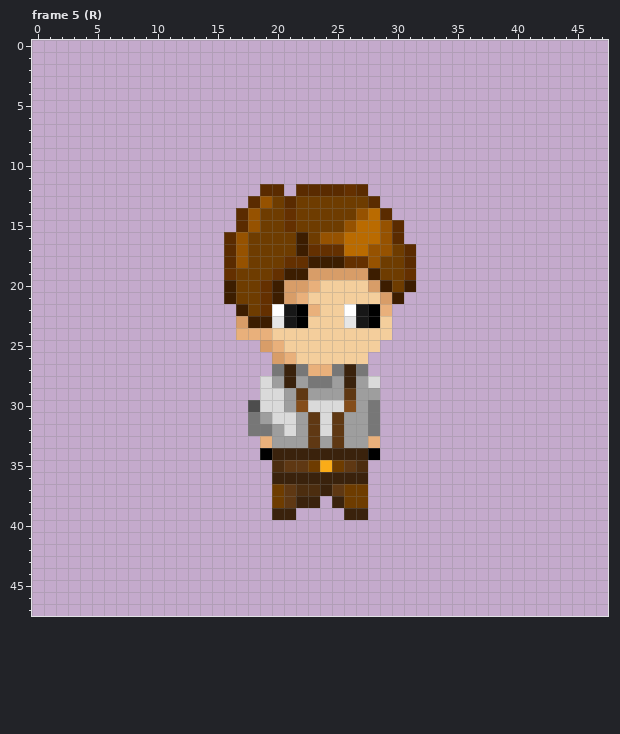
Pixel-art file: Skins/Default.aseprite. The first picture shows the starting point.
48x48 pixels, 160 frames. Colours within 5 levels of each other are drawn and written as one. Shown: frame 5 (R). The commit also changed other frames, which this record leaves out.
Now the later version:
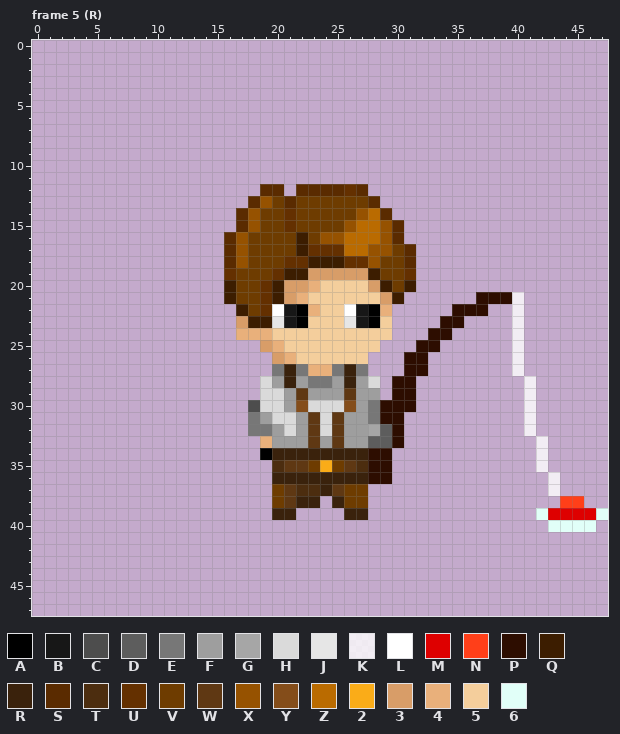
Palette (. is transparent): A #000000  B #171717  C #4d4d4d  D #5d5d5d  E #777777  F #9e9e9e  G #a6a6a6  H #dadada  J #e6e6e6  K #ffffffc8  L #ffffff  M #de0000  N #ff3f19  P #2d0d00  Q #3c1d00  R #3a220c  S #5a2b00  T #4c2d0f  U #643000  V #6e3c00  W #5f3813  X #965200  Y #844d1a  Z #ba6b00  2 #faac18  3 #d89d68  4 #e9b07b  5 #f4ce9c  6 #e1fff8
Change:
layer "Fishing rod" now shown
Frame 5 (R), layer "Fishing rod":
Colour 6 now appears in row 39 at x 42 and 47; in row 40 at x 43 to 46.
Colour D now appears in rows 32 to 33 at x 29.
The author changed colour 4 to colour D in row 33 at x 28.
The author changed colour E to colour G in row 32 at x 28.
Colour K now appears in rows 21 to 27 at x 40; in rows 28 to 32 at x 41; in rows 33 to 35 at x 42; in rows 36 to 37 at x 43.
Colour M now appears in row 39 at x 43 to 46.
Colour N now appears in row 38 at x 44 to 45.
Colour P now appears in row 21 at x 37 to 39; in row 22 at x 35 to 37; in row 23 at x 34 to 35; in row 24 at x 33 to 34; in row 25 at x 32 to 33; in rows 26 to 27 at x 31 to 32.
Colour P now appears in rows 28 to 29 at x 30 to 31; in row 30 at x 29 to 31; in row 31 at x 29 to 30; in rows 32 to 33 at x 30; in row 34 at x 29; in rows 35 to 36 at x 28 to 29.
The author changed colour A to colour P in row 34 at x 28.
Boxes around the changes in both pictures, in picture pixels (x1, y1, x2, y2):
changed: (368, 292, 608, 532)
